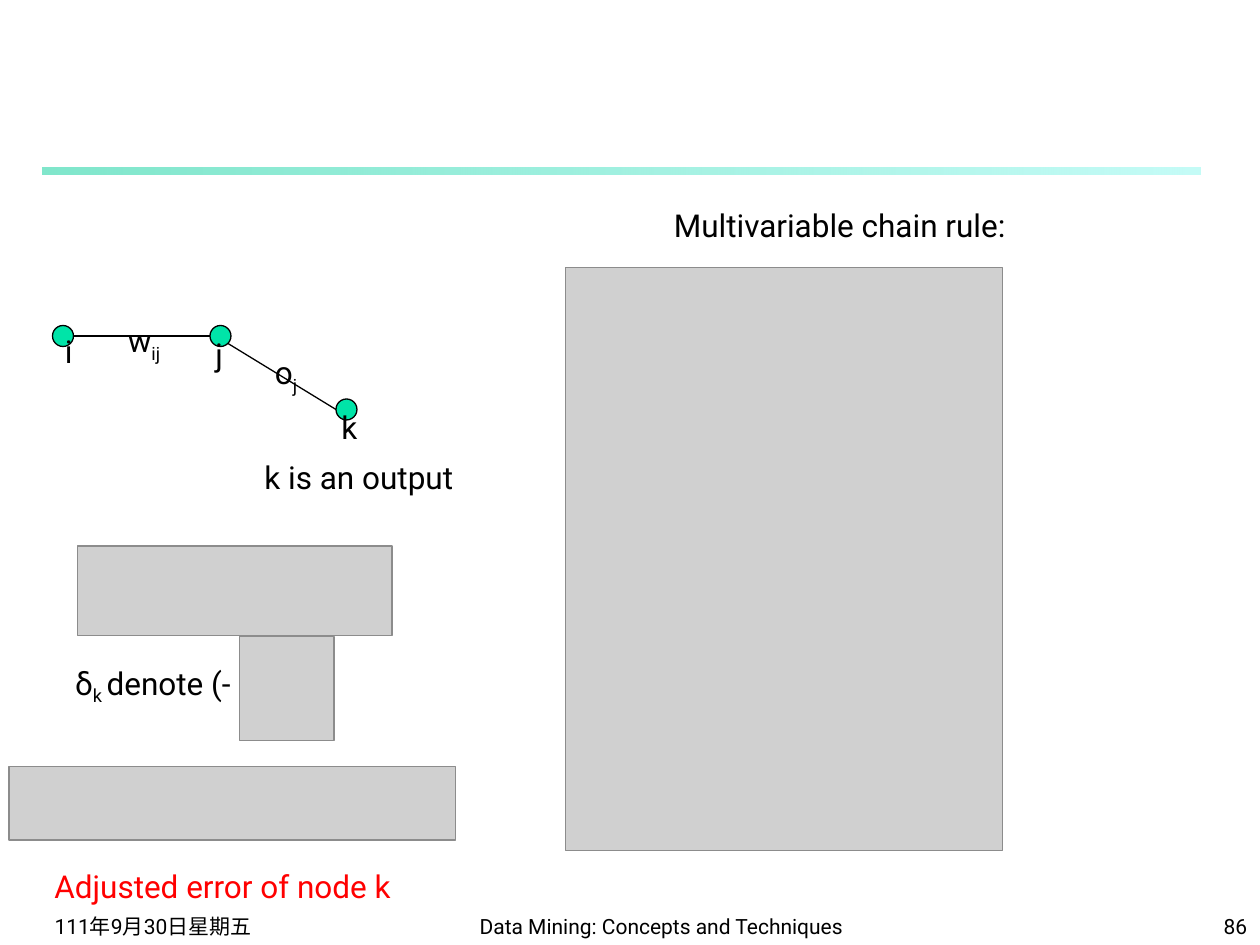
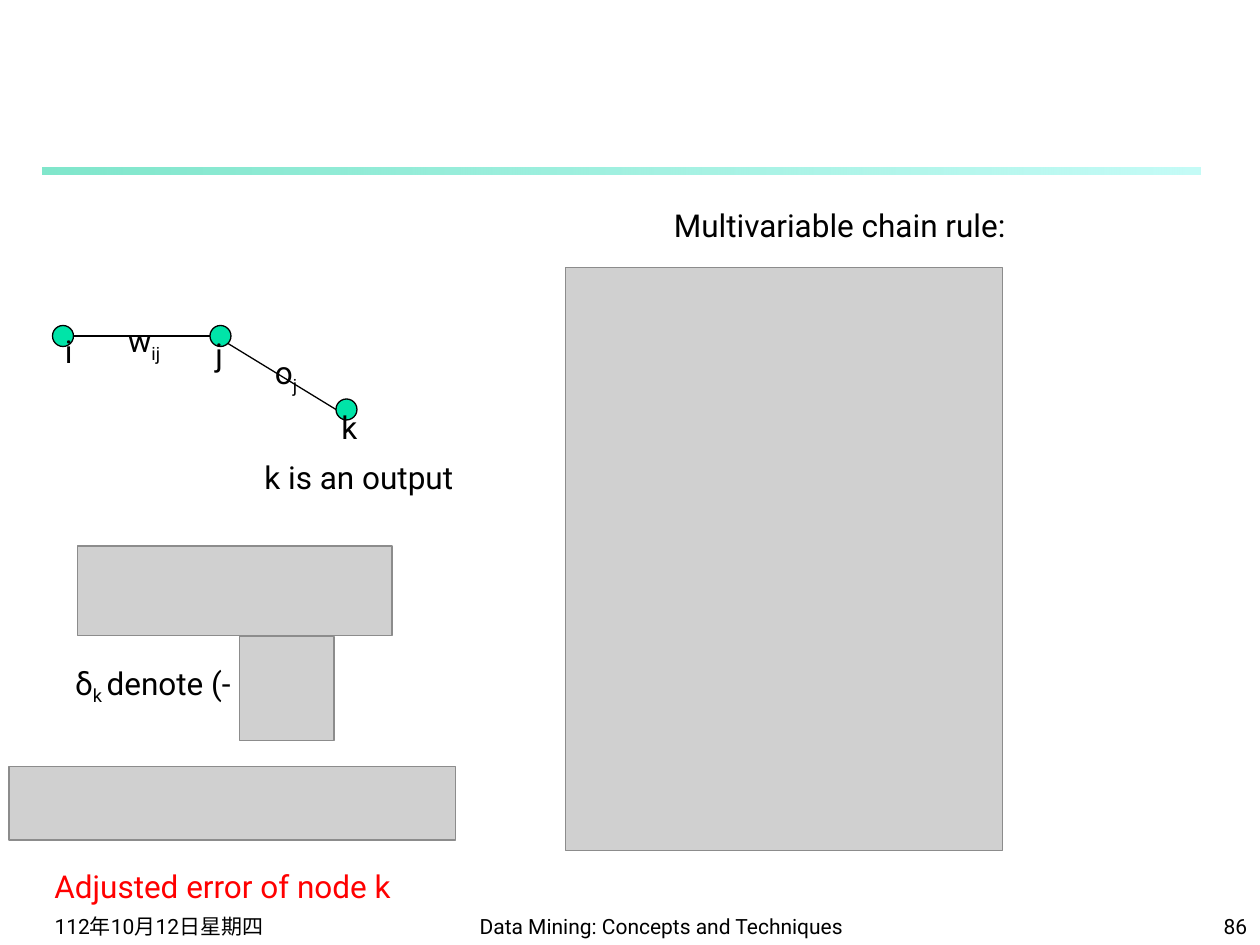
Before and after one commit to carina419/NTUST, a slide deck: slide 86 of MI5130701 資料探勘 Data Mining/2-new - Classification.pptx. Drawn at 1260x945 pixels with LibreOffice and Linux fonts; fonts in the diff are those of the drawing; grey boxes stand for pictures; background and template pictures are left out. Boxes give left, top, right and bottom in pixels: in the first picture for what was removed or moved away, otherwise in the second. Text is boxed around its words. In the diff, an @@ line names an element or a change of style, - is before the commit and + after.

```diff
--- a/MI5130701 資料探勘 Data Mining/2-new - Classification.pptx
+++ b/MI5130701 資料探勘 Data Mining/2-new - Classification.pptx
@@ text at [55,916,264,936]: text changed @@
-111年9月30日星期五
+112年10月12日星期四
```
Also in this commit, not shown: 98 other slides changed, 1 other file.
